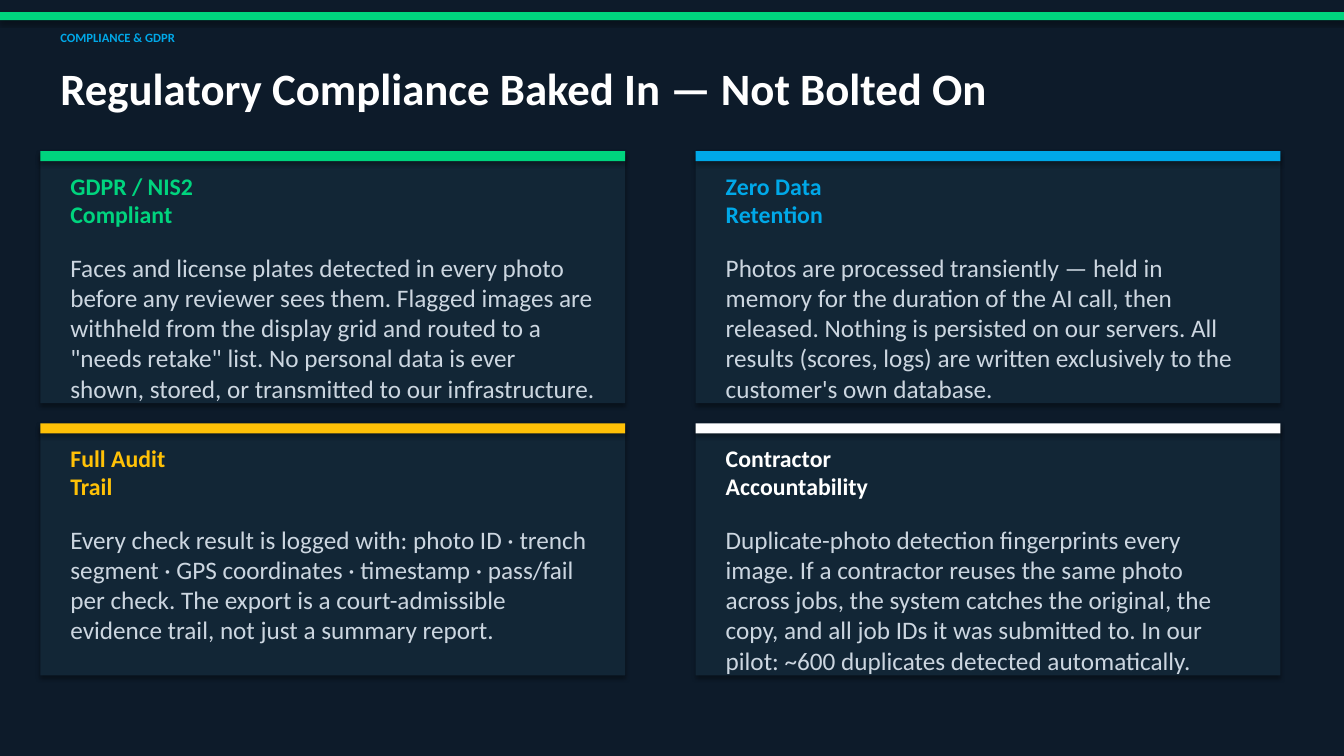
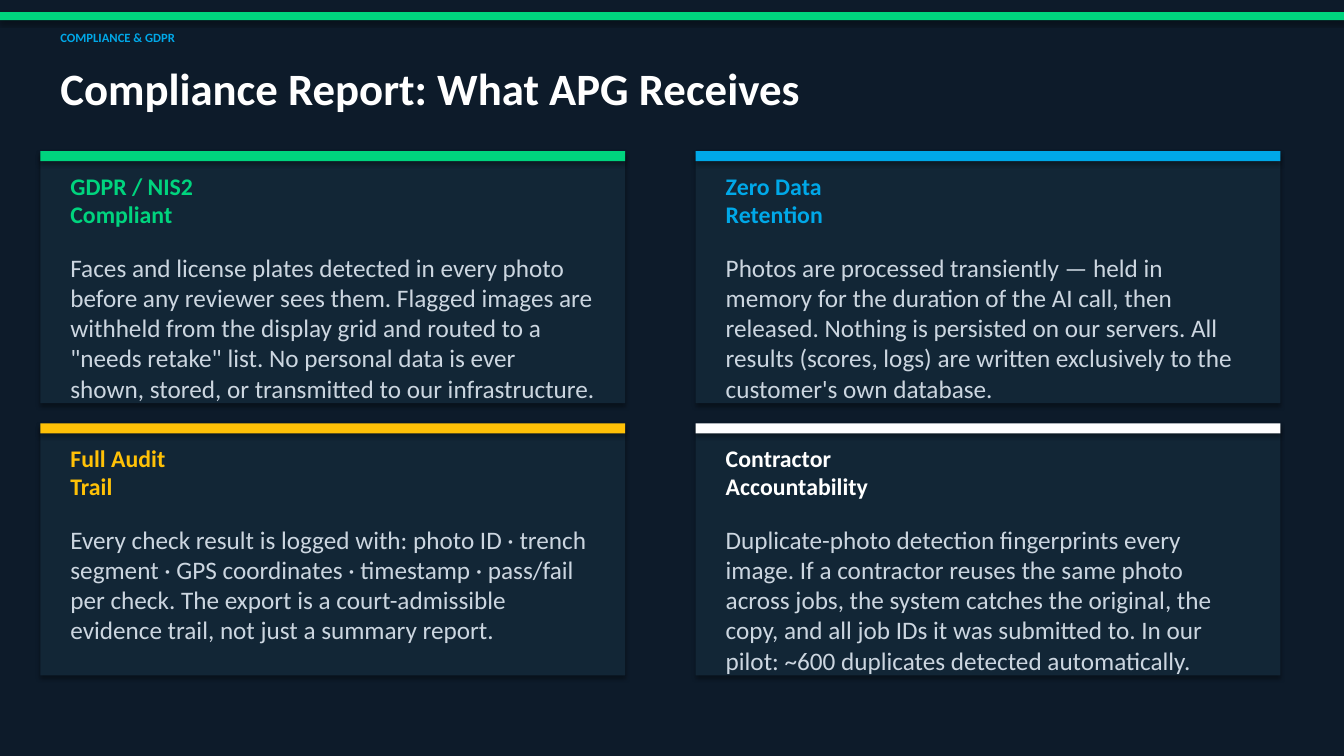
Before and after one commit to PathanAhmad/sightline-vienna-up-2026, a slide deck: slide 6 of APG_TrenchVerify_Pitch.pptx (slide 7 before the commit). Drawn at 1344x756 pixels with LibreOffice and Linux fonts; fonts in the diff are those of the drawing. Boxes give left, top, right and bottom in pixels: in the first picture for what was removed or moved away, otherwise in the second. Text is boxed around its words. In the diff, an @@ line names an element or a change of style, - is before the commit and + after.

```diff
--- a/APG_TrenchVerify_Pitch.pptx
+++ b/APG_TrenchVerify_Pitch.pptx
@@ text at bbox=[60, 73, 800, 112]: text changed @@
-Regulatory Compliance Baked In — Not Bolted On
+Compliance Report: What APG Receives
```
Also in this commit, not shown: 2 other slides changed, 1 slide removed, 1 other file.
